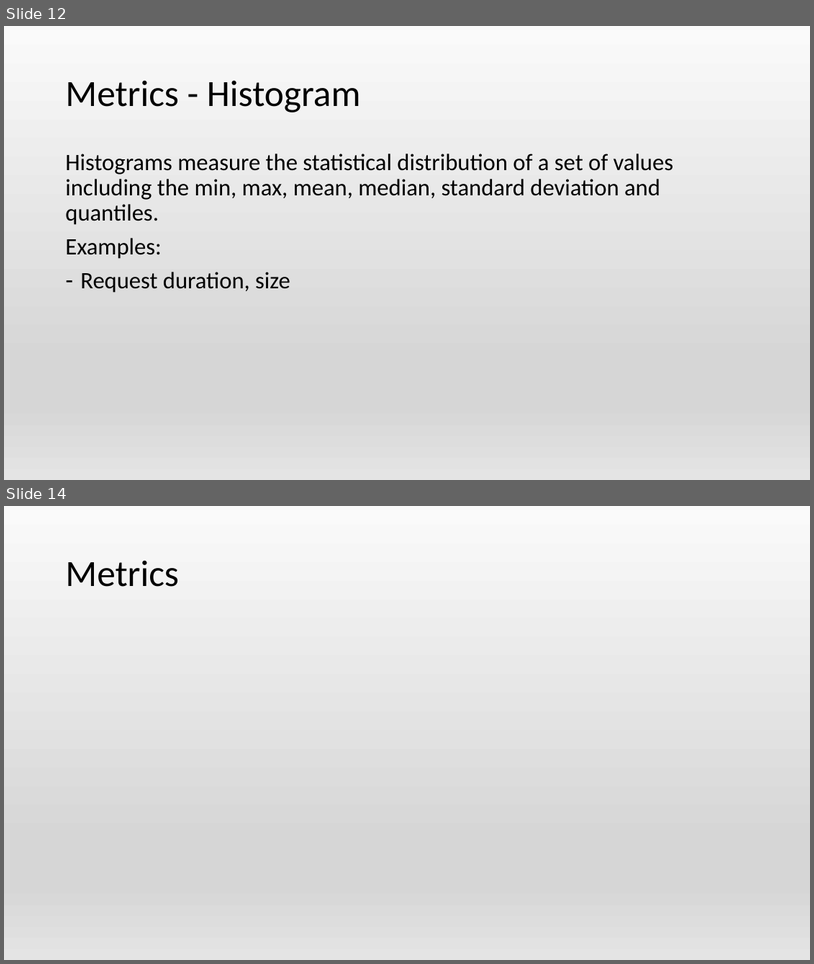
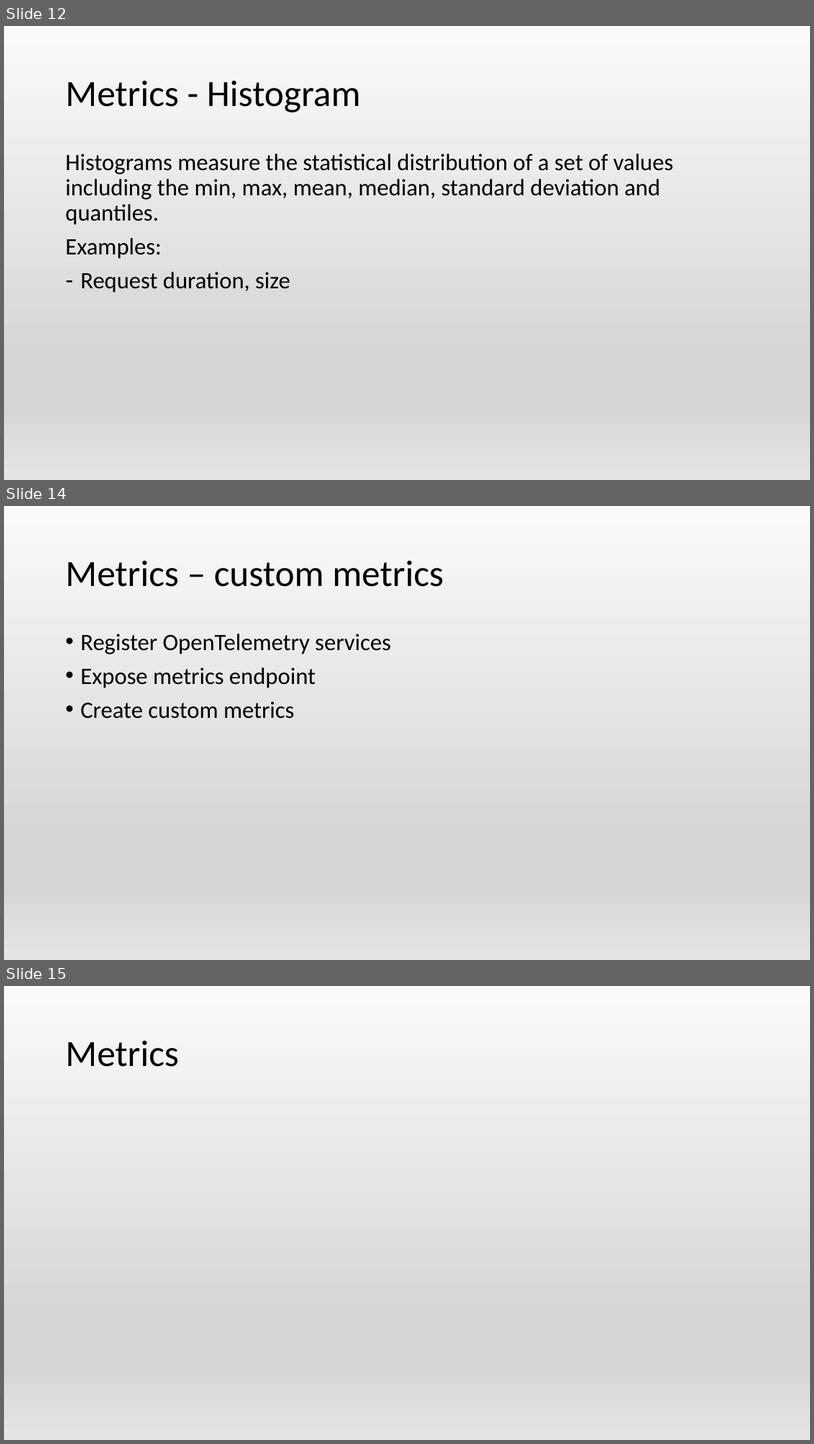
Before and after one commit to Islandskiy/observability, a slide deck: observability.pptx. Shown one above the other, each under a label of ours: slides 12 and 14 before the commit, slides 12, 14 and 15 after it; the slides between them are not shown. The pictures are 814x964 and 814x1444 pixels, drawn with LibreOffice and Linux fonts; fonts in the diff are those of the drawing. Boxes give left, top, right and bottom in pixels: in the first picture for what was removed or moved away, otherwise in the second. Text is boxed around its words. In the diff, an @@ line names an element or a change of style, - is before the commit and + after.

Commit message:
Add metrics demo (including custom) through OpenTelemetry, Prometheus and Grafana

```diff
--- a/observability.pptx
+++ b/observability.pptx
@@ slide 14 added at [4,506,810,960], background gradient #FAFAFA to #D7D7D7 to #E4E4E4 @@
@@ title added at [65,560,444,587], 44 pt, text #000000 @@
+Metrics – custom metrics
@@ text added at [80,633,391,718], 28 pt, text #000000 @@
+• Register OpenTelemetry services
+• Expose metrics endpoint
+• Create custom metrics
@@ what was slide 14 is now slide 15 @@
```
Also in this commit, not shown: 2 slides changed, 1 other slide added, 8 other files.
